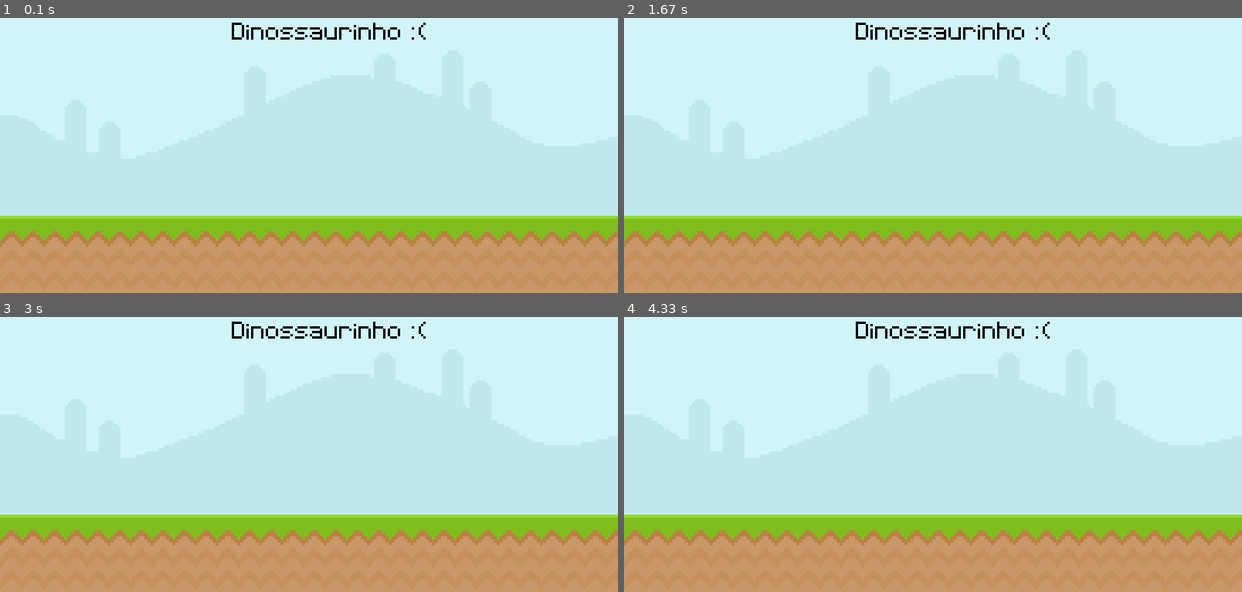
Above: before the commit, frames 1-4 (two rows, left to right).
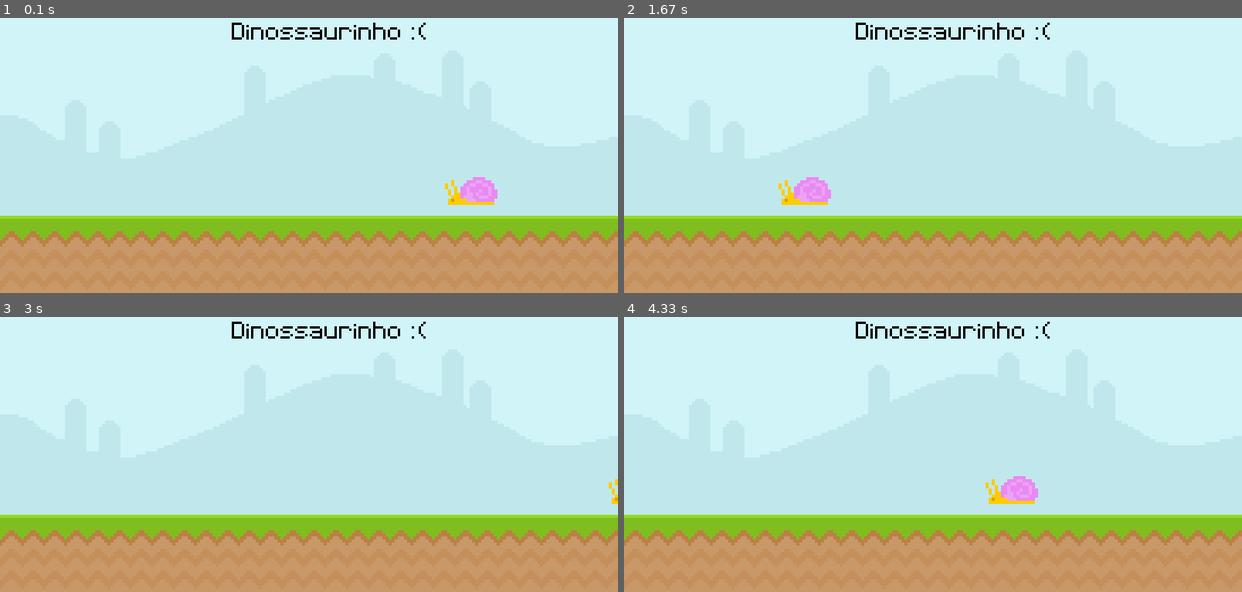
Above: after the commit, the same moments.

Repository: Phvr06/pygame-tutorial
Game: pygame game, started from main.py
Same seed, same stepped clock (60 frames per second), same inputs: the game is played once before the commit and once after it.
Inputs:
- Up to frame 1 (0.1 s): no input
- Up to frame 2 (1.67 s): no input
- Up to frame 3 (3 s): no input
- Up to frame 4 (4.33 s): no input

The runs differ from the first frame. In frame 1, 0.6% of the frame differs, in the area x 72-81%, y 57-68%; in frame 2, 0.6%; in frame 3, less than 0.1%; in frame 4, 0.6%.

Commit message:
download lesma, posicionar na tela e adicionar movimento para ela

Diff:
--- a/main.py
+++ b/main.py
@@ -27,6 +27,9 @@
 superficie_ground = pygame.image.load('graphics/ground.png')
 # Superfície do texto
 superficie_texto = fonte.render("Dinossaurinho :(", False, 'Black')
+# Superfície do inimigo
+superficie_lesma = pygame.image.load('graphics/snail/snail1.png')
+lesma_x_pos = 600
 
 while True:
     # Loop para pegar os possíveis inputs do jogador
@@ -40,6 +43,14 @@
     tela.blit(superficie_sky, (0, 0))
     tela.blit(superficie_ground, (0, 300))
     tela.blit(superficie_texto, (300, 50))
+    # If/else para voltar a lesma para a tela quando ela sair dela
+    if lesma_x_pos >= -100:
+        # Mexe a lesma 4 pixel para a esquerda
+        lesma_x_pos -= 4
+    else:
+        lesma_x_pos = 800
+    # Mostra na tela a superfície da lesma
+    tela.blit(superficie_lesma, (lesma_x_pos, 250))
 
     # Atualiza a tela que foi gerada anteriormente com novas informações que tenham ocorrido durante o loop
     pygame.display.update()
